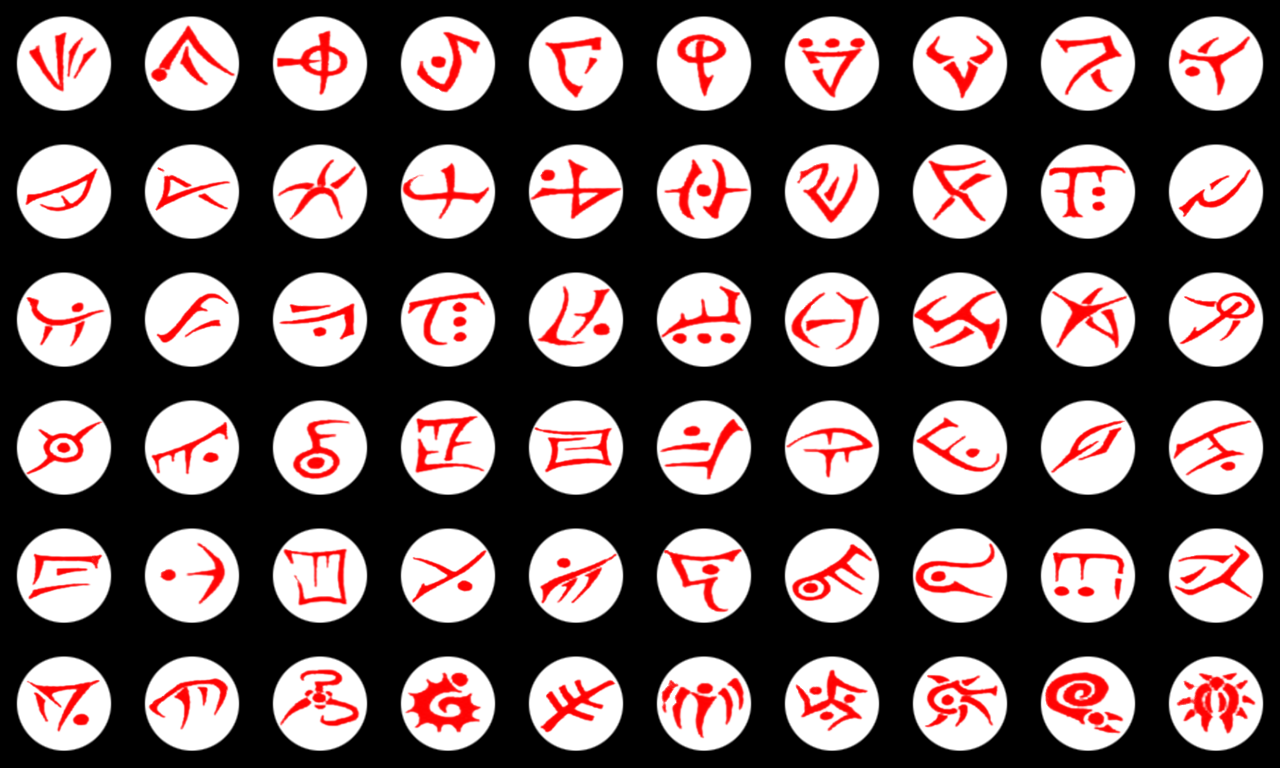
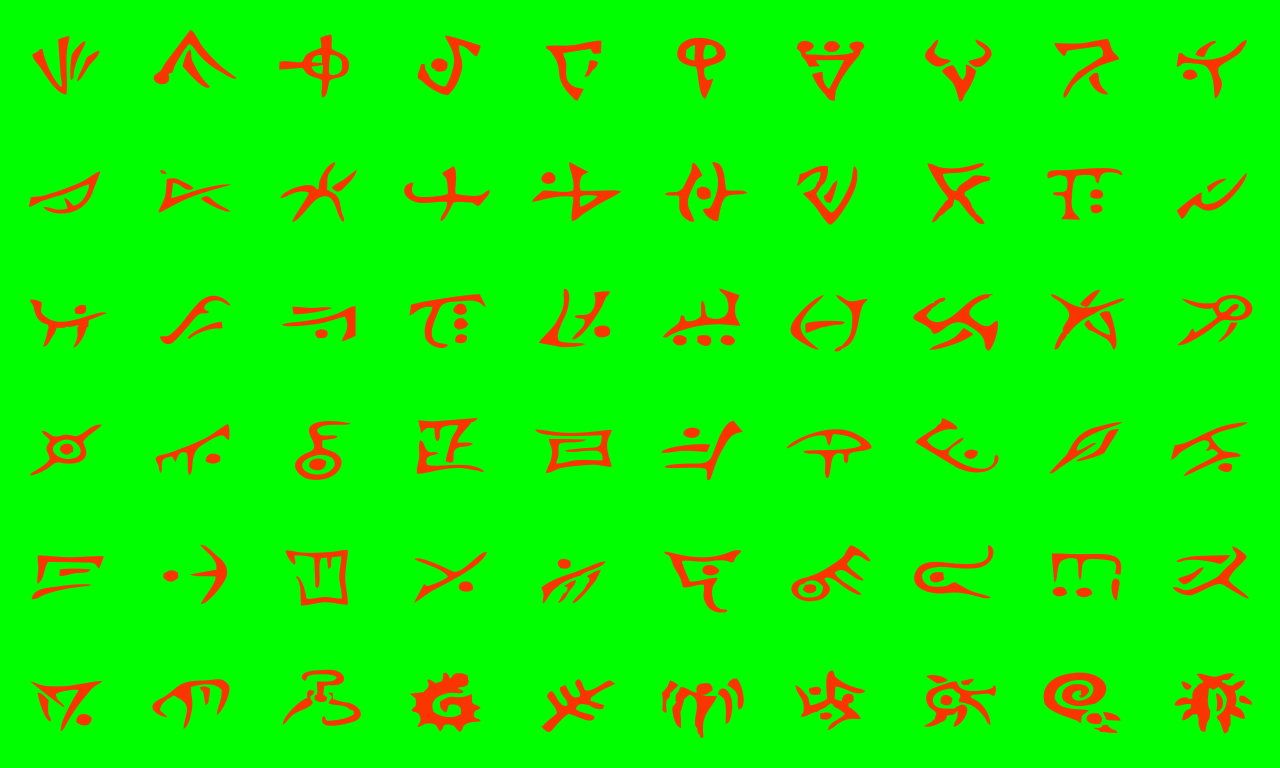
Layer changes from the first 1280 × 768 image to the second:
added layer "444.png" in group "Layer Group" over [28, 29, 1253, 738]
hid "Visible copy" over [24, 24, 1257, 740]
hid group "Layer Group #1" (10 layers) over [0, 0, 1280, 768]
